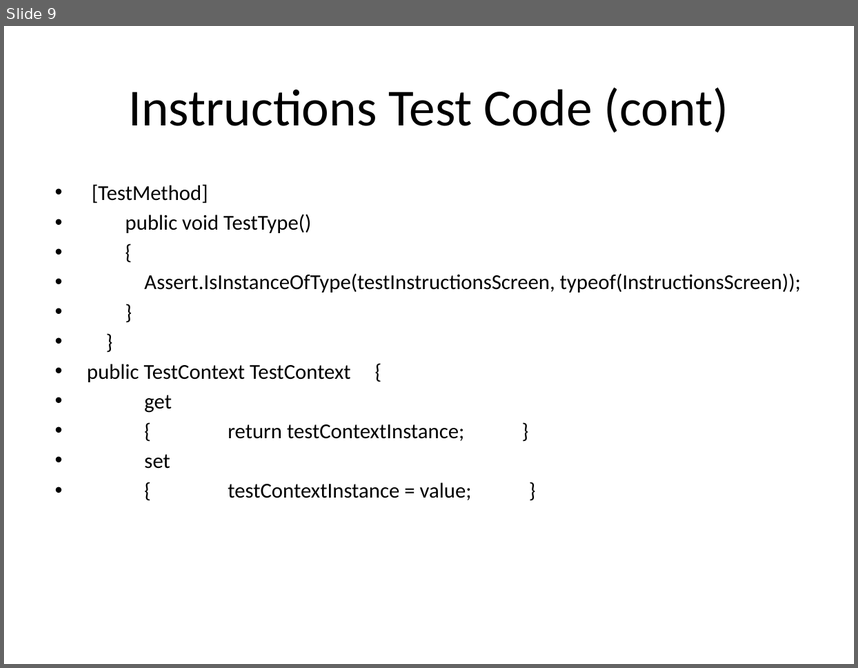
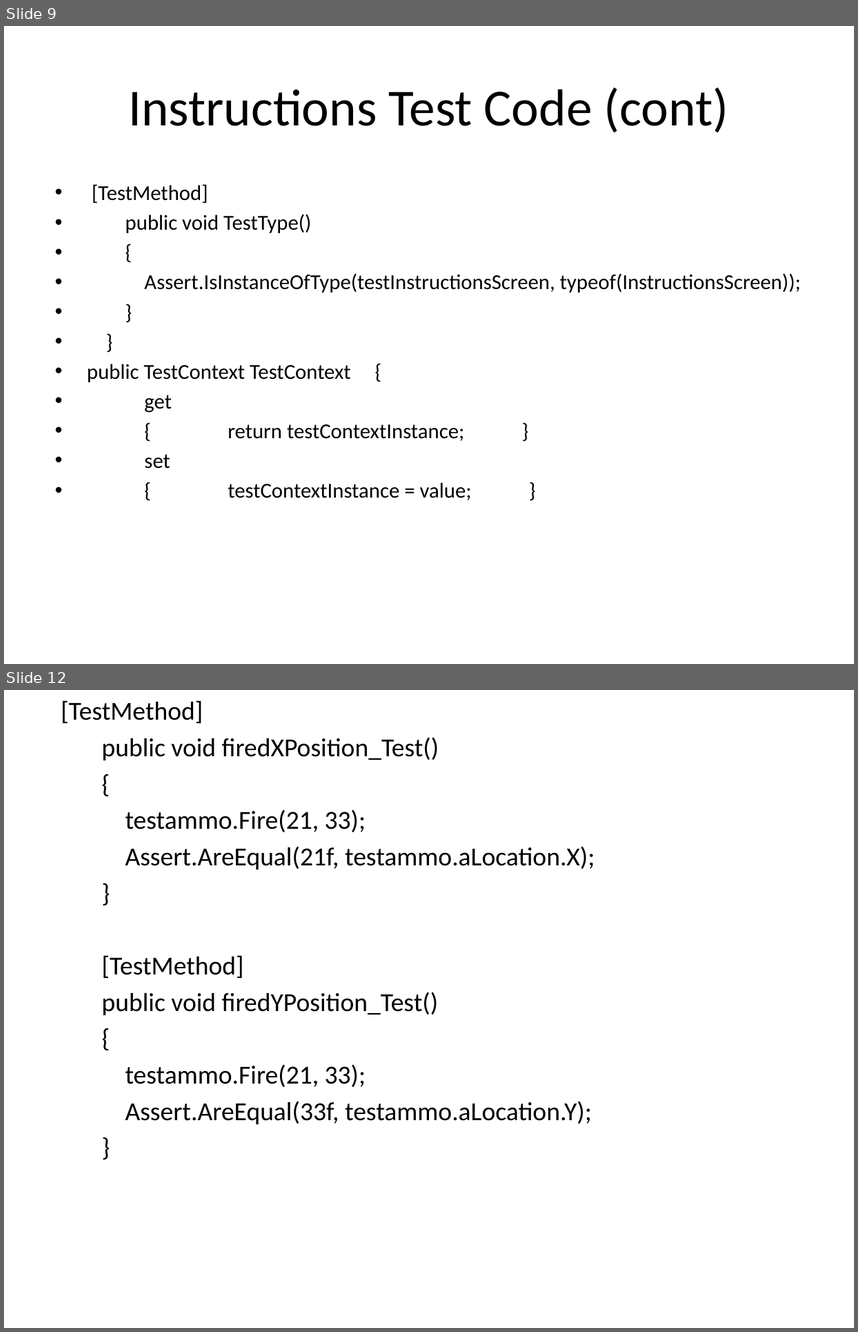
Before and after one commit to csce3513/Team15, a slide deck: Project Starfighter 1.1.pptx. Shown one above the other, each under a label of ours: slide 9 before the commit, slides 9 and 12 after it; the slides between them are not shown. The pictures are 858x668 and 858x1332 pixels, drawn with LibreOffice and Linux fonts; fonts in the diff are those of the drawing; background and template pictures are left out. Boxes give left, top, right and bottom in pixels: in the first picture for what was removed or moved away, otherwise in the second. Text is boxed around its words. In the diff, an @@ line names an element or a change of style, - is before the commit and + after.

```diff
--- a/Project Starfighter 1.1.pptx
+++ b/Project Starfighter 1.1.pptx
@@ slide 12 added at [4,690,854,1328], background picture (left out) @@
@@ text added at [61,700,595,1124], 22 pt, text #000000 @@
+[TestMethod]
+public void firedXPosition_Test()
+{
+testammo.Fire(21, 33);
+Assert.AreEqual(21f, testammo.aLocation.X);
+}
+[TestMethod]
+public void firedYPosition_Test()
+{
+testammo.Fire(21, 33);
+Assert.AreEqual(33f, testammo.aLocation.Y);
+}
```
Also in this commit, not shown: 5 slides changed, 2 other slides added, 48 other files.
